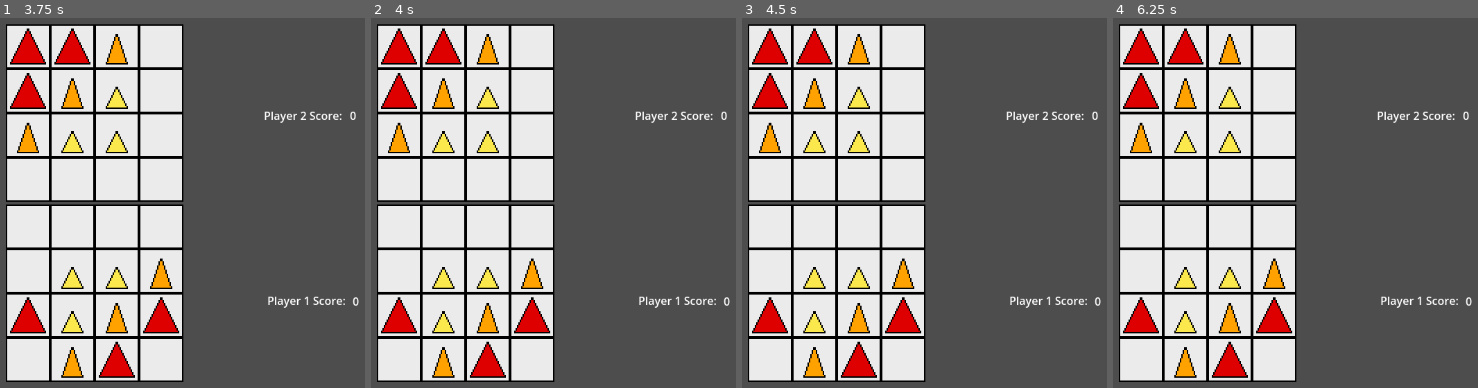
Above: before the commit, frames 1-4 (left to right).
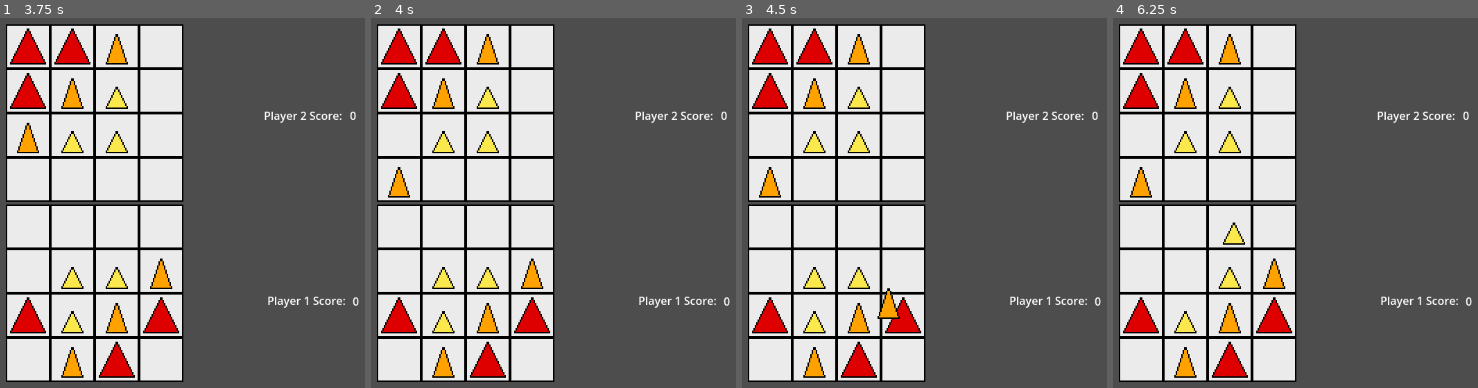
Above: after the commit, the same moments.

Repository: Lorenzo603/martian-chess
Game: Godot game, scene res://main.tscn
Two runs of this game, one before a commit and one after it. Both use one fixed random seed, a clock stepped at 60 frames per second and the inputs below.
Inputs (mouse positions are in pixels of both pictures, inside the frame that each line leads up to):
- Up to frame 1 (3.75 s): tap Enter at 0.5, 2.75 s; drag from (116, 358) to (29, 269) at 0.52 s; drag from (160, 358) to (29, 314) at 1.27 s; tap Space at 2, 3.5 s; move the mouse to (160, 314) at 2.02 s; hold Up (ui_up) 2.03-2.75 s; tap O at 2.1 s; click (160, 314) at 2.17 s; drag from (73, 358) to (116, 269) at 2.77 s; drag from (116, 314) to (321, 203) at 3.52 s
- Up to frame 2 (4 s): no input
- Up to frame 3 (4.5 s): tap Enter at 4.25 s; drag from (902, 269) to (858, 358) at 4.27 s
- Up to frame 4 (6.25 s): move the mouse to (1186, 314) at 5.02 s; hold Down (ui_down) 5.03-5.75 s; tap O at 5.1 s; click (1186, 314) at 5.17 s; tap Space at 5.75 s; drag from (1186, 269) to (1233, 225) at 5.77 s

Frame 1 is identical in both runs. In frame 2, 0.6% of the frame differs, in the area x 4-11%, y 28-49%; in frame 3, 1.2%, in the area x 4-48%, y 28-82%; in frame 4, 1.1%.

Commit message:
added game_mode random ai skeleton

Diff:
--- a/GameController.gd
+++ b/GameController.gd
@@ -3,8 +3,14 @@
 const piece_big_texture = preload("res://Assets/Sprites/PieceBig.png")
 const piece_medium_texture = preload("res://Assets/Sprites/PieceMedium.png")
 
+enum GameMode {TWO_PLAYER, RANDOM_AI, SMART_AI}
+@export var game_mode: GameMode = GameMode.TWO_PLAYER
+
+@onready var board = get_node("../Board")
+
 func _ready():
 	SignalBus.piece_moved.connect(_on_piece_moved)
+	SignalBus.end_turn.connect(_on_end_turn)
 
 func _on_piece_moved(moved_piece, move_result, destination_tile_x, destination_tile_y,
 	overlapping_tile):
@@ -22,3 +28,36 @@
 	moved_piece.global_position = clamp_position
 	moved_piece.starting_tile_x = destination_tile_x
 	moved_piece.starting_tile_y = destination_tile_y
+
+func _on_end_turn():
+	match game_mode:
+		GameMode.TWO_PLAYER:
+			return
+		GameMode.RANDOM_AI:
+			ai_move_random()
+			return
+		GameMode.SMART_AI:
+			return
+
+func ai_move_random():
+	await get_tree().create_timer(2.0).timeout
+
+	var starting_tile_x = 2
+	var starting_tile_y = 0
+	var destination_tile_x = 3
+	var destination_tile_y = 0
+
+	var moved_piece = _get_tile_by_coord(starting_tile_x, starting_tile_y).piece
+	var destination_tile = _get_tile_by_coord(destination_tile_x, destination_tile_y)
+
+	var move_result = board.is_move_valid(starting_tile_x, starting_tile_y,
+		destination_tile_x, destination_tile_y
+	)
+	SignalBus.piece_moved.emit(moved_piece, move_result, destination_tile_x, destination_tile_y,
+		destination_tile)
+
+func _get_tile_by_coord(x, y):
+	for t in board.get_children():
+		if t.get_meta("TileCoordX") == x and t.get_meta("TileCoordY") == y:
+			return t
+	return null
--- a/PieceBig.gd
+++ b/PieceBig.gd
@@ -51,3 +51,5 @@
 
 			SignalBus.piece_moved.emit(self, move_result, destination_tile_x, destination_tile_y,
 				overlapping_tile)
+
+			SignalBus.end_turn.emit()
--- a/main.tscn
+++ b/main.tscn
@@ -15,6 +15,7 @@
 
 [node name="GameController" type="Node" parent="."]
 script = ExtResource("1_m7ali")
+game_mode = 1
 
 [node name="AIPlayer" type="Node" parent="."]
 script = ExtResource("1_g2rbc")
--- a/signal_bus.gd
+++ b/signal_bus.gd
@@ -2,3 +2,5 @@
 
 signal piece_moved(moved_piece, move_result, destination_tile_x, destination_tile_y,
 	 overlapping_tile)
+
+signal end_turn
